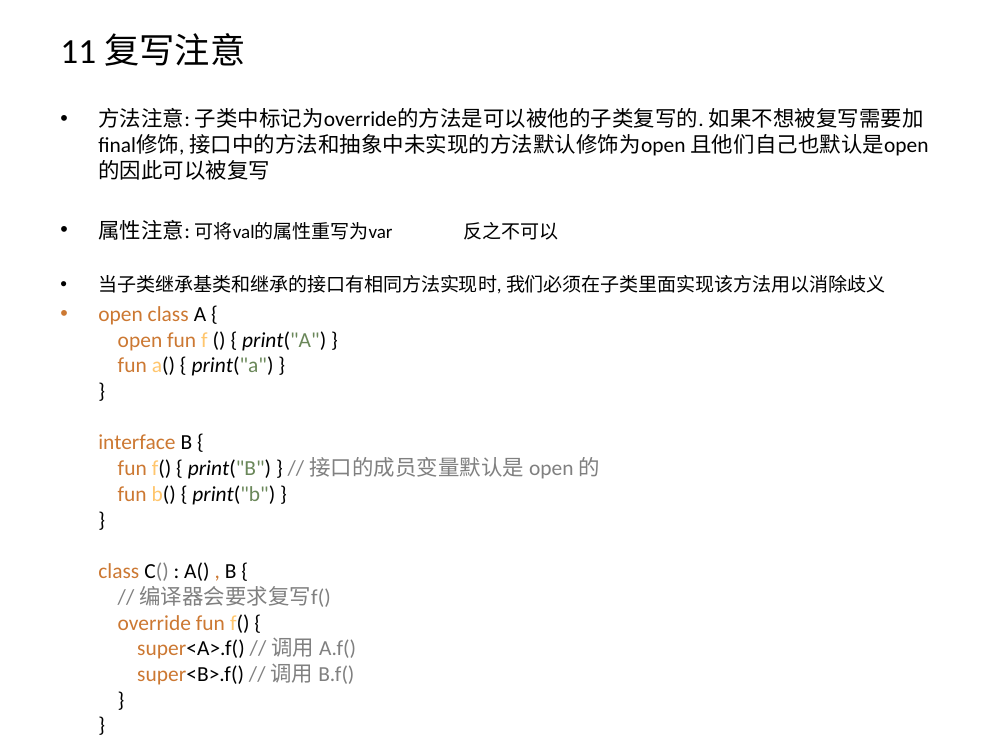
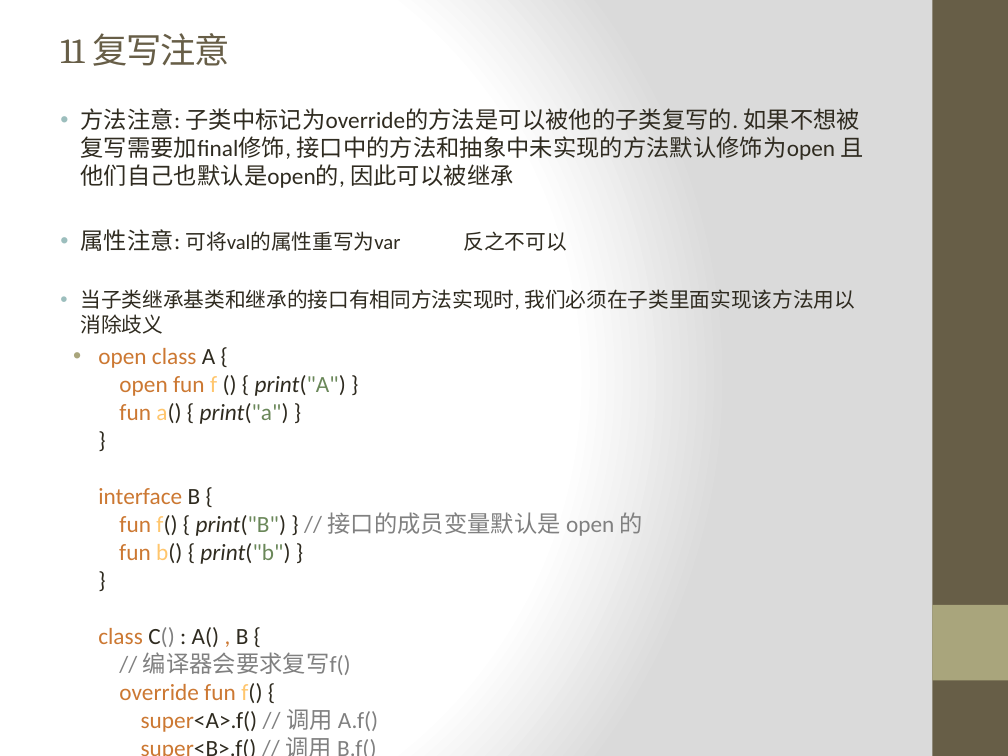
Before and after one commit to zxf2871/KotlinStudy, a slide deck: slide 23 of Kotlin初探.pptx. Drawn at 1008x756 pixels with LibreOffice and Linux fonts; fonts in the diff are those of the drawing. Boxes give left, top, right and bottom in pixels: in the first picture for what was removed or moved away, otherwise in the second. Text is boxed around its words. In the diff, an @@ line names an element or a change of style, - is before the commit and + after.

```diff
--- a/Kotlin初探.pptx
+++ b/Kotlin初探.pptx
@@ background #FFFFFF to gradient #FFFFFF to #DADADA @@
@@ rectangle added at [932, 0, 1008, 756], fill #675E47 @@
@@ title "11 复写注意" at [60, 33, 229, 66]: font Calibri to Cambria, text colour #000000 to #675E47, letter spacing 0 to -1 pt @@
@@ text at [81, 108, 863, 188]: text changed; size 15.3 to 16.6 pt; text colour #000000 to #2F2B20 @@
-  • 方法注意: 子类中标记为override的方法是可以被他的子类复写的. 如果不想被复写需要加final修饰, 接口中的方法和抽象中未实现的方法默认修饰为open 且他们自己也默认是open的因此可以被复写
+  • 方法注意: 子类中标记为override的方法是可以被他的子类复写的. 如果不想被复写需要加final修饰, 接口中的方法和抽象中未实现的方法默认修饰为open 且他们自己也默认是open的, 因此可以被继承
@@ text at [81, 229, 855, 732]: size 15.3 to 16.6 pt in "属性注意:", "open class A { open fun f ..."; size 13.6 to 14.8 pt in "可将val的属性重写为var 反之不可以", "当子类继承基类和继承的接口有相同方法实现时, 我们必须在子类里面实现该方法用以消除歧义"; text colour #000000 to #2F2B20 in "属性注意: 可将val的属性重写为var 反之不可以", "当子类继承基类和继承的接口有相同方法实现时, 我们必须在子类里面实现该方法用以消除歧义", "A { () { print("A") } a() ..."; indent changed @@
@@ rectangle added at [932, 605, 1008, 680], fill #A9A57C @@
```
Also in this commit, not shown: 34 other slides changed, 1 slide removed, 1 other file.
